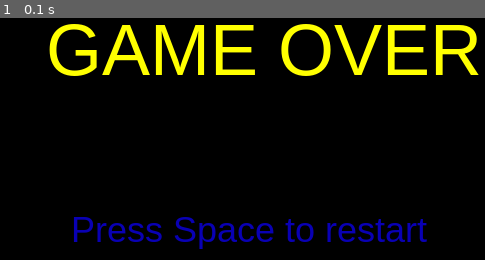
Above: before the commit, frame 1.
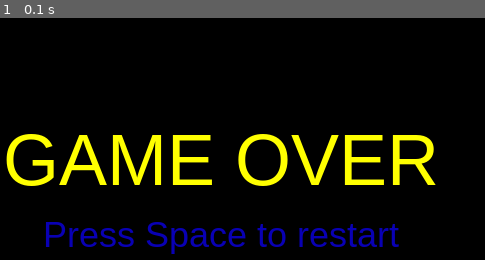
Above: after the commit, the same moment.

Repository: Rmdru/HR-pygame
Game: pygame game, started from main.py
Same seed, same stepped clock (60 frames per second), same inputs: the game is played once before the commit and once after it.
Inputs:
- Up to frame 1 (0.1 s): no input

The runs differ from the first frame. In frame 1, 17% of the frame differs, in the area x 1-99%, y 2-98%.

Commit message:
game over definitief

Diff:
--- a/main.py
+++ b/main.py
@@ -3,6 +3,10 @@
 
 pygame.init()
 pygame.font.init()
+
+SCREEN_WIDTH = 800
+SCREEN_HEIGHT = 600
+
 # font object..................................
 def create_font(t, s=72, c=(255, 255, 0), b=False, i=False):
     font = pygame.font.SysFont("Arial", s, bold=b, italic=i)
@@ -11,8 +15,8 @@
 
 
 # Text to be rendered with create_font
-game_over = create_font("GAME OVER")
-restart = create_font("Press Space to restart", 36, (9, 0, 180))
+game_over_text = create_font("GAME OVER")
+restart_text = create_font("Press Space to restart", 36, (9, 0, 180))
 
 canvas = pygame.display.set_mode((800, 600))
 loop = True
@@ -20,8 +24,10 @@
 while loop == True:
     canvas.fill((0, 0, 0))
 
-    canvas.blit(game_over, (225, 150))
-    canvas.blit(restart, (250, 350))
+    game_over_text_rect = game_over_text.get_rect(center=(SCREEN_WIDTH / 2, SCREEN_HEIGHT / 2))
+    restart_text_rect = restart_text.get_rect(center=(SCREEN_WIDTH / 2, (SCREEN_HEIGHT / 2 + 75)))
+    canvas.blit(game_over_text, game_over_text_rect)
+    canvas.blit(restart_text, restart_text_rect)
     for e in pygame.event.get():
         if e.type == QUIT:
             loop = 0
